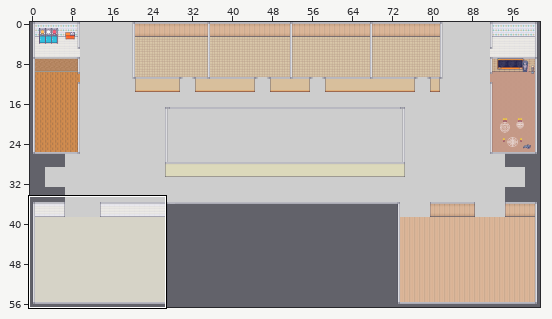
Two versions of a level (Tiled map, Output/Assets/Maps/mapLvl2.tmx). The picture above shows the old version from afar; the outline marks the close-up.
Close-up. Earlier state:
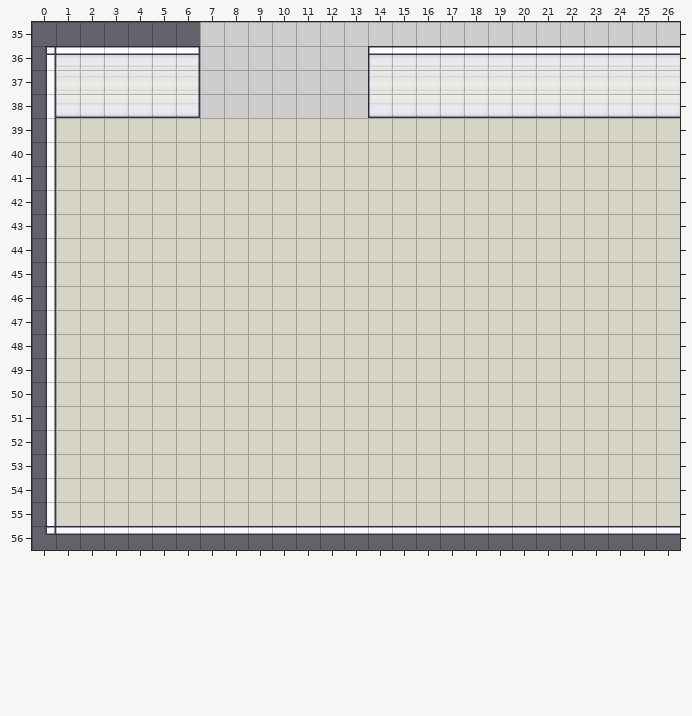
Cells are 32x32 px. Shown: x 0..26, y 35..56. The commit also changed other parts of the map, which this record leaves out.
Once edited:
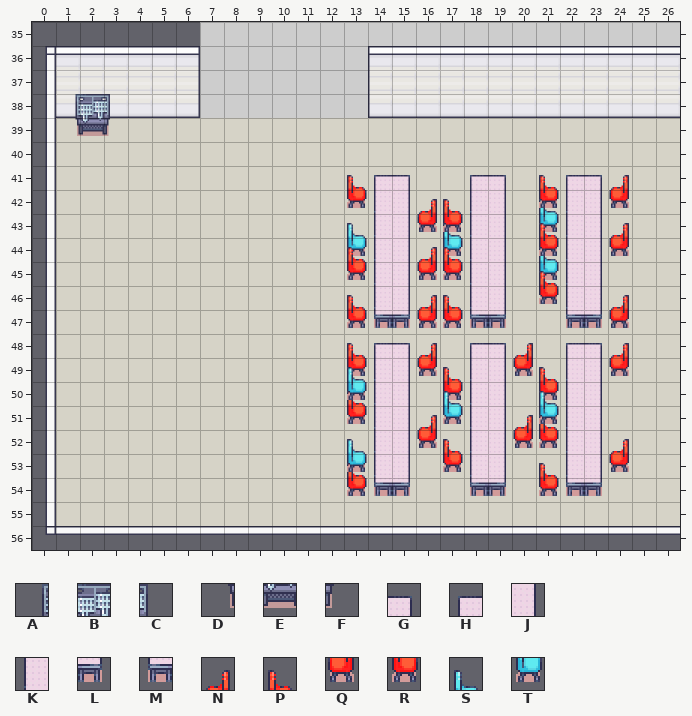
Key: from "Interiors_32x32_1": A 4643, B 4644, C 4645, D 4659, E 4660, F 4661; from "Interiors_32x32_2": G 3465, H 3470, J 3481, K 3502, L 3513, M 3518, N 3539, P 3540, Q 3555, R 3556, S 3572, T 3588.
_ is an empty cell.
Edits made:
Layer "Decorations":
Tile P is added in row 48 at x 13; in row 49 at x 17 and 21; in row 50 at x 13; in row 51 at x 21; in row 52 at x 17; in row 53 at x 13 and 21.
Tile R is added in row 49 at x 13; in row 50 at x 17 and 21; in row 51 at x 13; in row 52 at x 21; in row 53 at x 17; in row 54 at x 13 and 21.
Tile S is added in row 42 at x 21; in row 43 at x 13 and 17; in row 44 at x 21.
Tile T is added in row 43 at x 21; in row 44 at x 13 and 17; in row 45 at x 21.
Layer "Decorations2":
Tile A is added in row 38 at x 1.
Tile B is added in row 38 at x 2.
Tile C is added in row 38 at x 3.
Tile D is added in row 39 at x 1.
Tile E is added in row 39 at x 2.
Tile F is added in row 39 at x 3.
Tile G is added in row 41 at x 15, 19 and 23; in row 48 at x 15, 19 and 23.
Tile H is added in row 41 at x 14, 18 and 22; in row 48 at x 14, 18 and 22.
Tile J is added in rows 42 to 46 at x 15, 19 and 23; in rows 49 to 53 at x 15, 19 and 23.
Tile K is added in rows 42 to 46 at x 14, 18 and 22; in rows 49 to 53 at x 14, 18 and 22.
Tile L is added in row 47 at x 15, 19 and 23; in row 54 at x 15, 19 and 23.
Tile M is added in row 47 at x 14, 18 and 22; in row 54 at x 14, 18 and 22.
Tile N is added in row 41 at x 24; in row 42 at x 16; in row 43 at x 24; in row 44 at x 16; in row 46 at x 16 and 24; in row 48 at x 16, 20 and 24.
Tile N is added in row 51 at x 16 and 20; in row 52 at x 24.
Tile P is added in row 41 at x 13 and 21; in row 42 at x 17; in row 43 at x 21; in row 44 at x 13 and 17; in row 45 at x 21; in row 46 at x 13 and 17.
Tile Q is added in row 42 at x 24; in row 43 at x 16; in row 44 at x 24; in row 45 at x 16; in row 47 at x 16 and 24; in row 49 at x 16, 20 and 24.
Tile Q is added in row 52 at x 16 and 20; in row 53 at x 24.
Tile R is added in row 42 at x 13 and 21; in row 43 at x 17; in row 44 at x 21; in row 45 at x 13 and 17; in row 46 at x 21; in row 47 at x 13 and 17.
Tile S is added in row 49 at x 13; in row 50 at x 17 and 21; in row 52 at x 13.
Tile T is added in row 50 at x 13; in row 51 at x 17 and 21; in row 53 at x 13.
